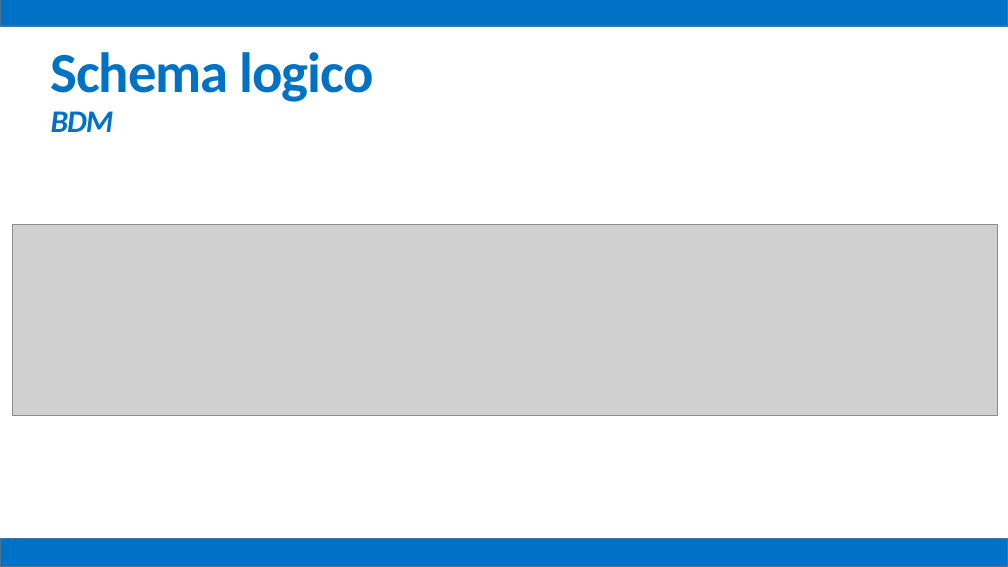
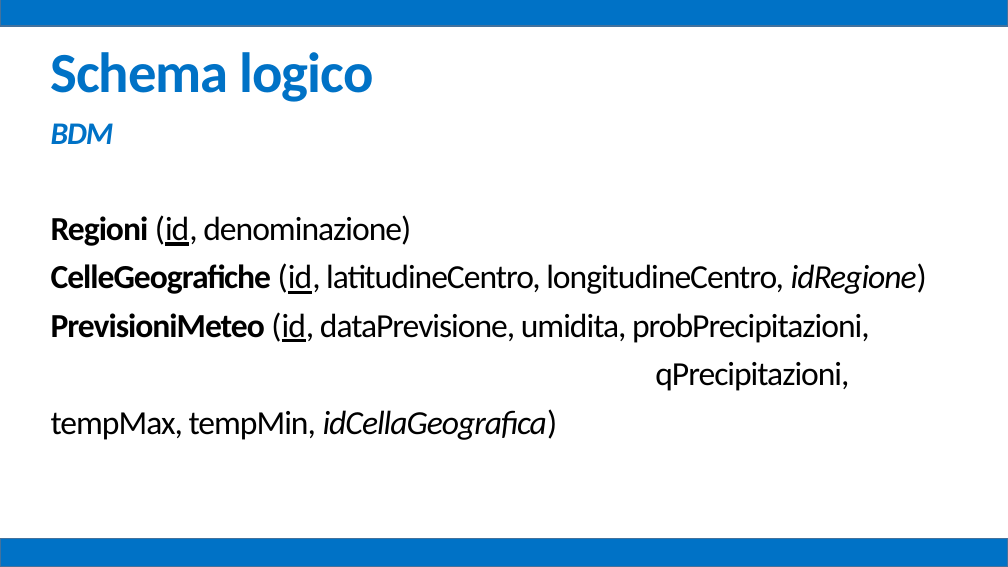
Before and after one commit to mz1991/ProgettoFebbraio2015, a slide deck: slide 51 of Febbraio 2015.pptx (slide 50 before the commit). Drawn at 1008x567 pixels with LibreOffice and Linux fonts; fonts in the diff are those of the drawing; grey boxes stand for pictures. Boxes give left, top, right and bottom in pixels: in the first picture for what was removed or moved away, otherwise in the second. Text is boxed around its words. In the diff, an @@ line names an element or a change of style, - is before the commit and + after.

```diff
--- a/Febbraio 2015.pptx
+++ b/Febbraio 2015.pptx
@@ text at box(51, 123, 114, 144): line spacing 0.9 to 1.2 @@
@@ picture removed at box(13, 225, 997, 416) @@
@@ text at box(51, 215, 927, 440): paragraphs added @@
+Regioni (id, denominazione)
+CelleGeografiche (id, latitudineCentro, longitudineCentro, idRegione)
+PrevisioniMeteo (id, dataPrevisione, umidita, probPrecipitazioni, qPrecipitazioni, tempMax, tempMin, idCellaGeografica)
```
Also in this commit, not shown: 28 other slides changed, 1 slide added, 1 slide removed, 1 other file.
